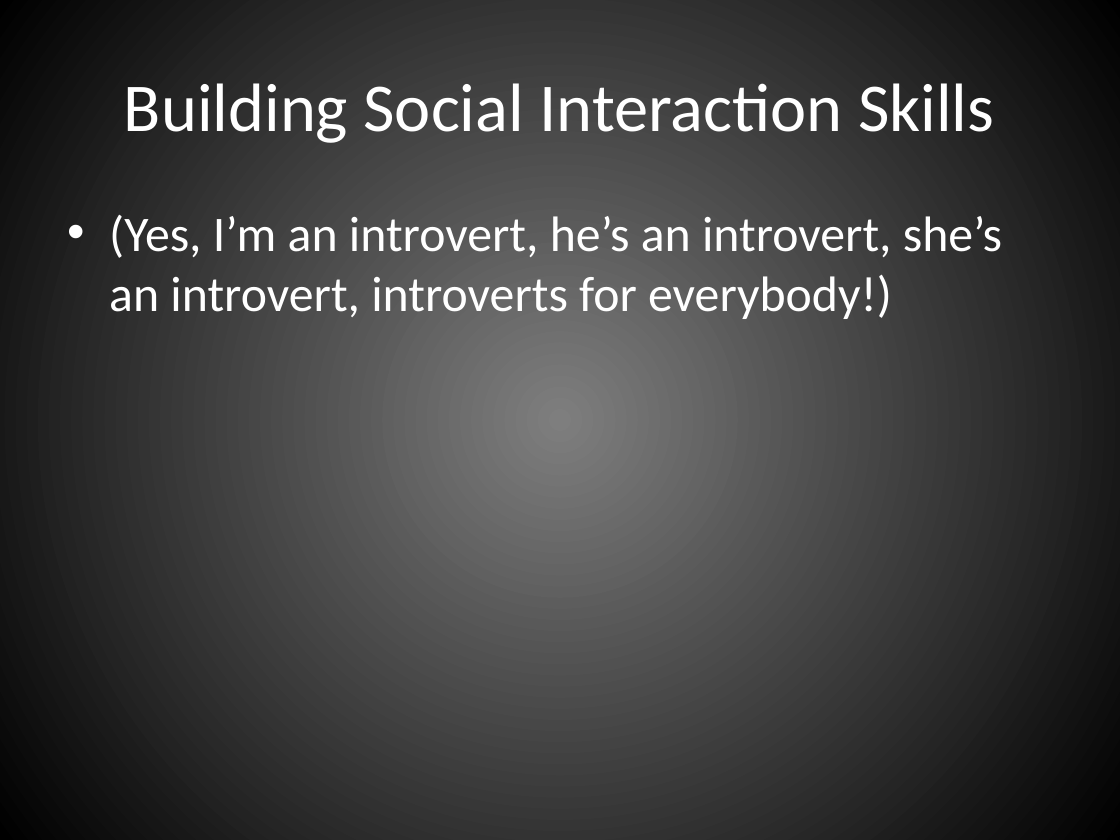
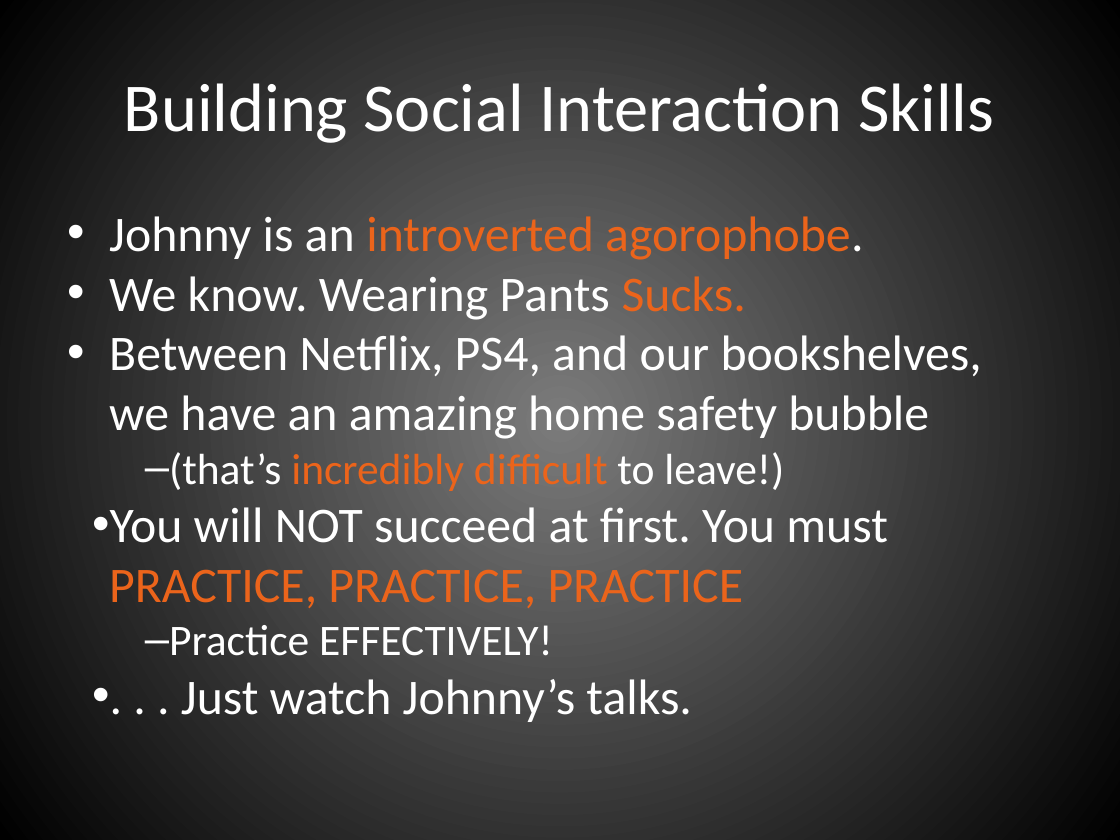
Before and after one commit to johnnyxmas/Talk_Decks, a slide deck: slide 11 of 2016/CypherCon/You're Right, This Sucks.pptx. Drawn at 1120x840 pixels with LibreOffice and Linux fonts; fonts in the diff are those of the drawing. Boxes give left, top, right and bottom in pixels: in the first picture for what was removed or moved away, otherwise in the second. Text is boxed around its words. In the diff, an @@ line names an element or a change of style, - is before the commit and + after.

```diff
--- a/2016/CypherCon/You're Right, This Sucks.pptx
+++ b/2016/CypherCon/You're Right, This Sucks.pptx
@@ background gradient #7F7F7F to #000000 to gradient #7B7B7B to #000000 @@
@@ text at [109,216,982,722]: text changed @@
-• (Yes, I’m an introvert, he’s an introvert, she’s an introvert, introverts for everybody!)
+• Johnny is an introverted agorophobe.
+• We know. Wearing Pants Sucks.
+• Between Netflix, PS4, and our bookshelves, we have an amazing home safety bubble
+  – (that’s incredibly difficult to leave!)
+• You will NOT succeed at first. You must PRACTICE, PRACTICE, PRACTICE
+  – Practice EFFECTIVELY!
+• . . . Just watch Johnny’s talks.
```
Also in this commit, not shown: 17 other slides changed, 2 slides added, 4 slides removed.
